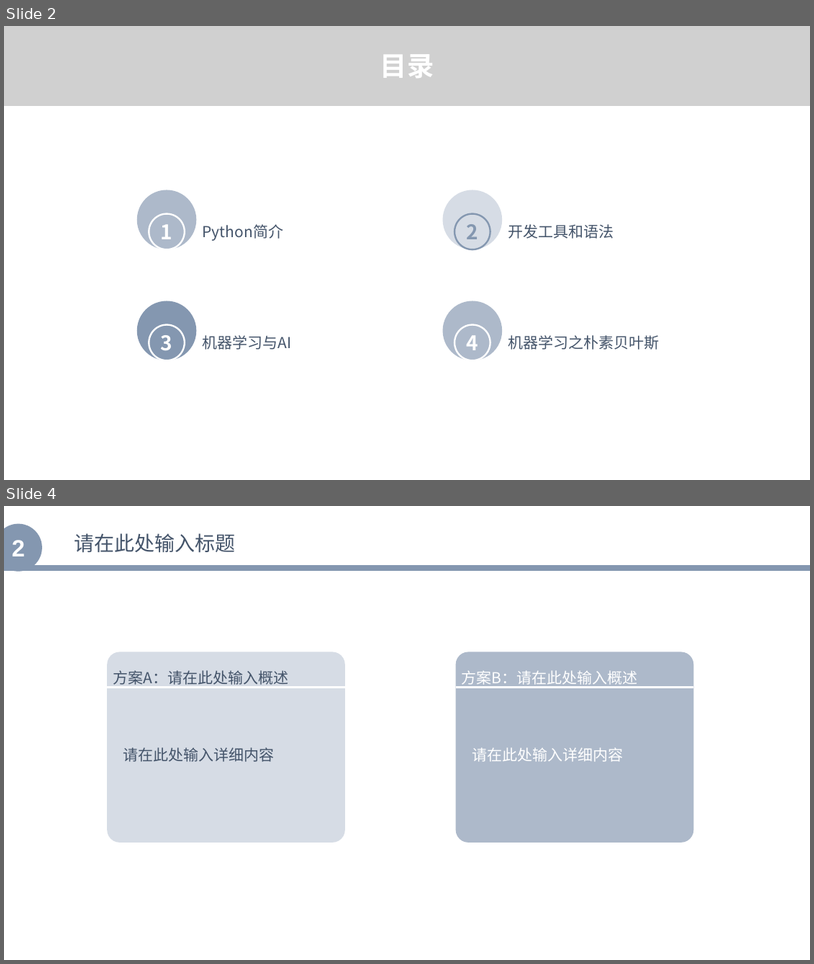
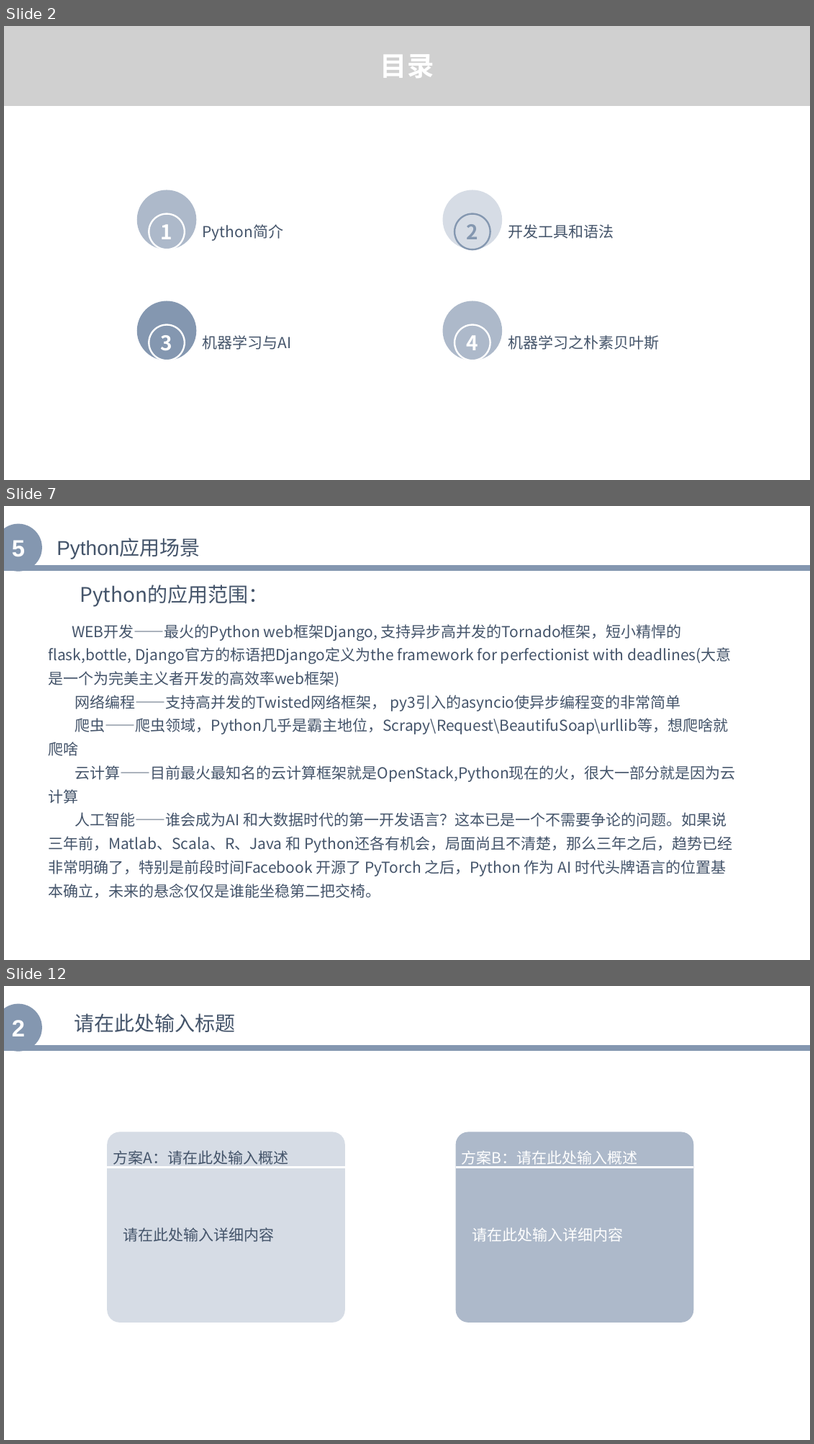
Before and after one commit to zhenglibins/python, a slide deck: python资料/Python与机器学习入门.pptx. Shown one above the other, each under a label of ours: slides 2 and 4 before the commit, slides 2, 7 and 12 after it; the slides between them are not shown. The pictures are 814x964 and 814x1444 pixels, drawn with LibreOffice and Linux fonts; fonts in the diff are those of the drawing; grey boxes stand for pictures. Boxes give left, top, right and bottom in pixels: in the first picture for what was removed or moved away, otherwise in the second. Text is boxed around its words. In the diff, an @@ line names an element or a change of style, - is before the commit and + after.

```diff
--- a/python资料/Python与机器学习入门.pptx
+++ b/python资料/Python与机器学习入门.pptx
@@ slide 7 added at (4,506,810,960), background #FFFFFF @@
@@ ellipse added at (4,523,42,572), fill #8497B0, 28 pt, text #FFFFFF, bold @@
+5
@@ text added at (57,539,200,559), 24 pt, text #44546A @@
+Python应用场景
@@ line added from (4, 568) to (810, 568), #8497B0 7 pt @@
@@ text added at (80,584,268,607), 24 pt, text #44546A @@
+Python的应用范围：
@@ text added at (48,624,736,898), 18 pt, text #44546A @@
+WEB开发——最火的Python web框架Django, 支持异步高并发的Tornado框架，短小精悍的flask,bottle, Django官方的标语把Django定义为the framework for perfectionist with deadlines(大意是一个为完美主义者开发的高效率web框架)
+网络编程——支持高并发的Twisted网络框架， py3引入的asyncio使异步编程变的非常简单
+爬虫——爬虫领域，Python几乎是霸主地位，Scrapy\Request\BeautifuSoap\urllib等，想爬啥就爬啥
+云计算——目前最火最知名的云计算框架就是OpenStack,Python现在的火，很大一部分就是因为云计算
+人工智能——谁会成为AI 和大数据时代的第一开发语言？这本已是一个不需要争论的问题。如果说三年前，Matlab、Scala、R、Java 和 Python还各有机会，局面尚且不清楚，那么三年之后，趋势已经非常明确了，特别是前段时间Facebook 开源了 PyTorch 之后，Python 作为 AI 时代头牌语言的位置基本确立，未来的悬念仅仅是谁能坐稳第二把交椅。
@@ what was slide 4 is now slide 12 @@
```
Also in this commit, not shown: 8 other slides added, 1 slide removed, 1 other file.
